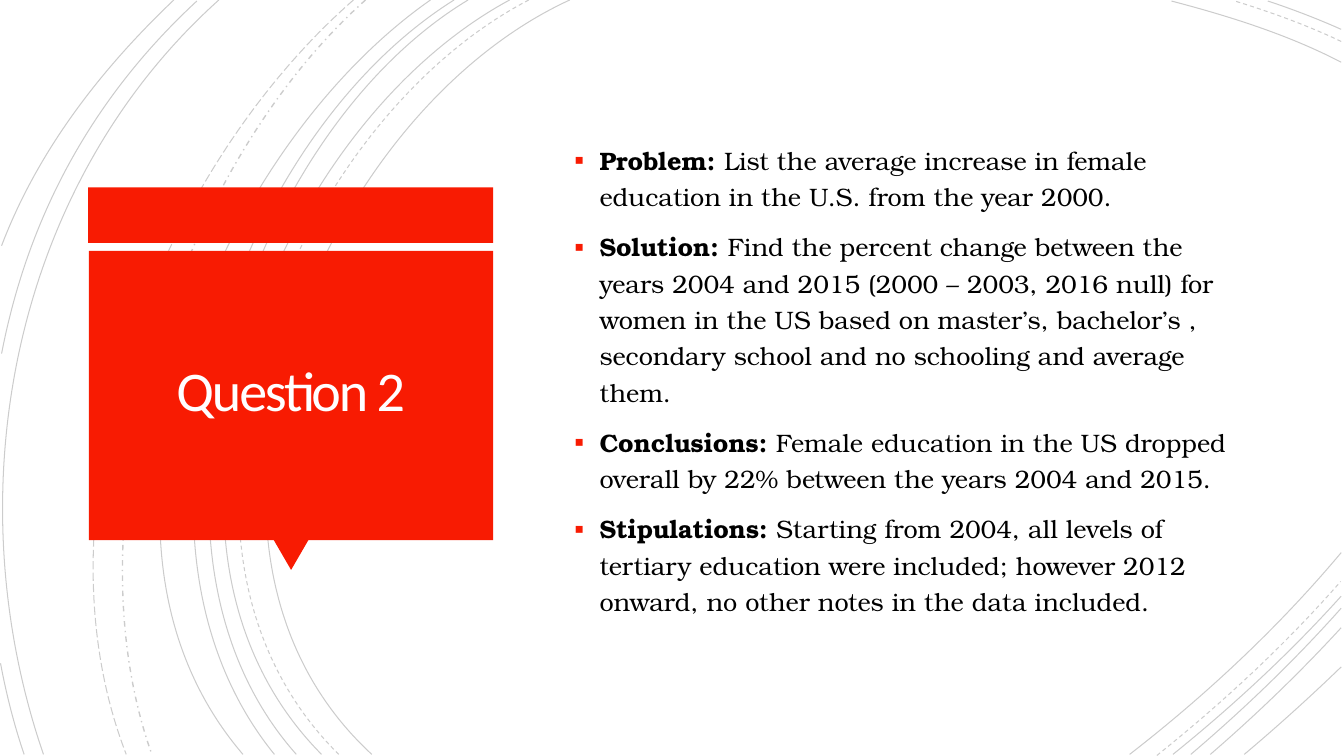
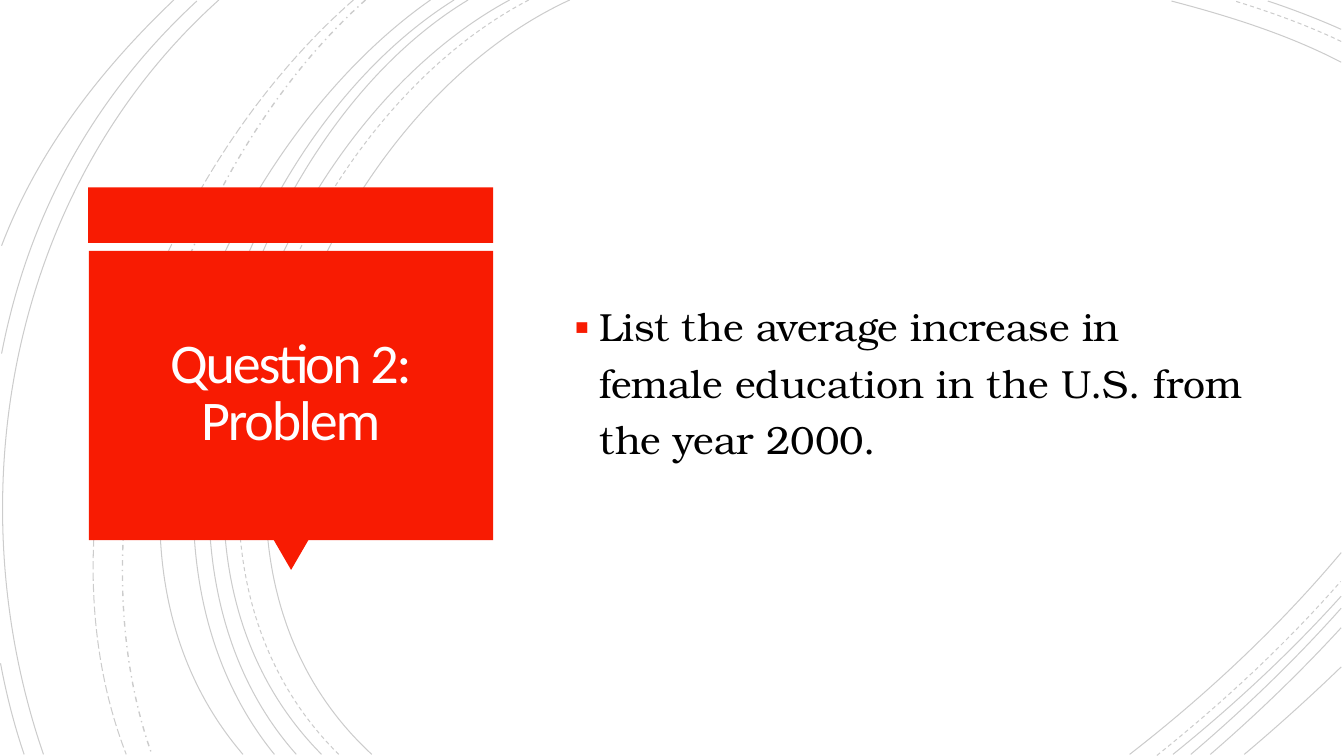
Before and after one commit to cordellsl/Project2, a slide deck: slide 9 of Project 2 Presentation.pptx (slide 5 before the commit). Drawn at 1344x756 pixels with LibreOffice and Linux fonts; fonts in the diff are those of the drawing. Boxes give left, top, right and bottom in pixels: in the first picture for what was removed or moved away, otherwise in the second. Text is boxed around its words. In the diff, an @@ line names an element or a change of style, - is before the commit and + after.

```diff
--- a/Project 2 Presentation.pptx
+++ b/Project 2 Presentation.pptx
@@ text at box(600, 313, 1242, 464): text changed; size 18 to 28 pt @@
-▪ Problem: List the average increase in female education in the U.S. from the year 2000.
-▪ Solution: Find the percent change between the years 2004 and 2015 (2000 – 2003, 2016 null) for women in the US based on master’s, bachelor’s , secondary school and no schooling and average them.
-▪ Conclusions: Female education in the US dropped overall by 22% between the years 2004 and 2015.
-▪ Stipulations: Starting from 2004, all levels of tertiary education were included; however 2012 onward, no other notes in the data included.
+▪ List the average increase in female education in the U.S. from the year 2000.
@@ title at box(170, 344, 411, 441): text changed @@
-Question 2
+Question 2:
+Problem
```
Also in this commit, not shown: 4 other slides changed, 9 slides added.
